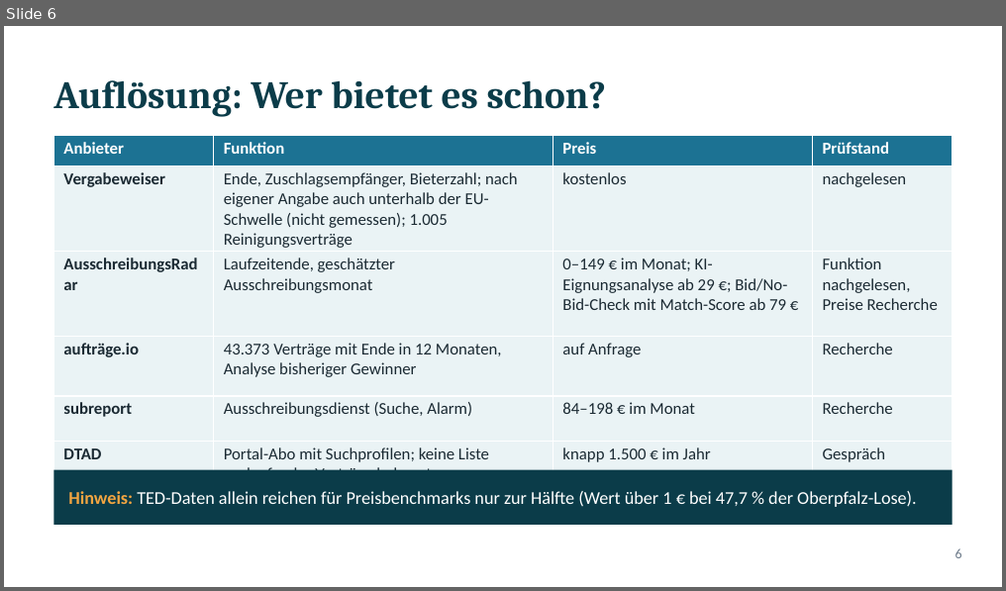
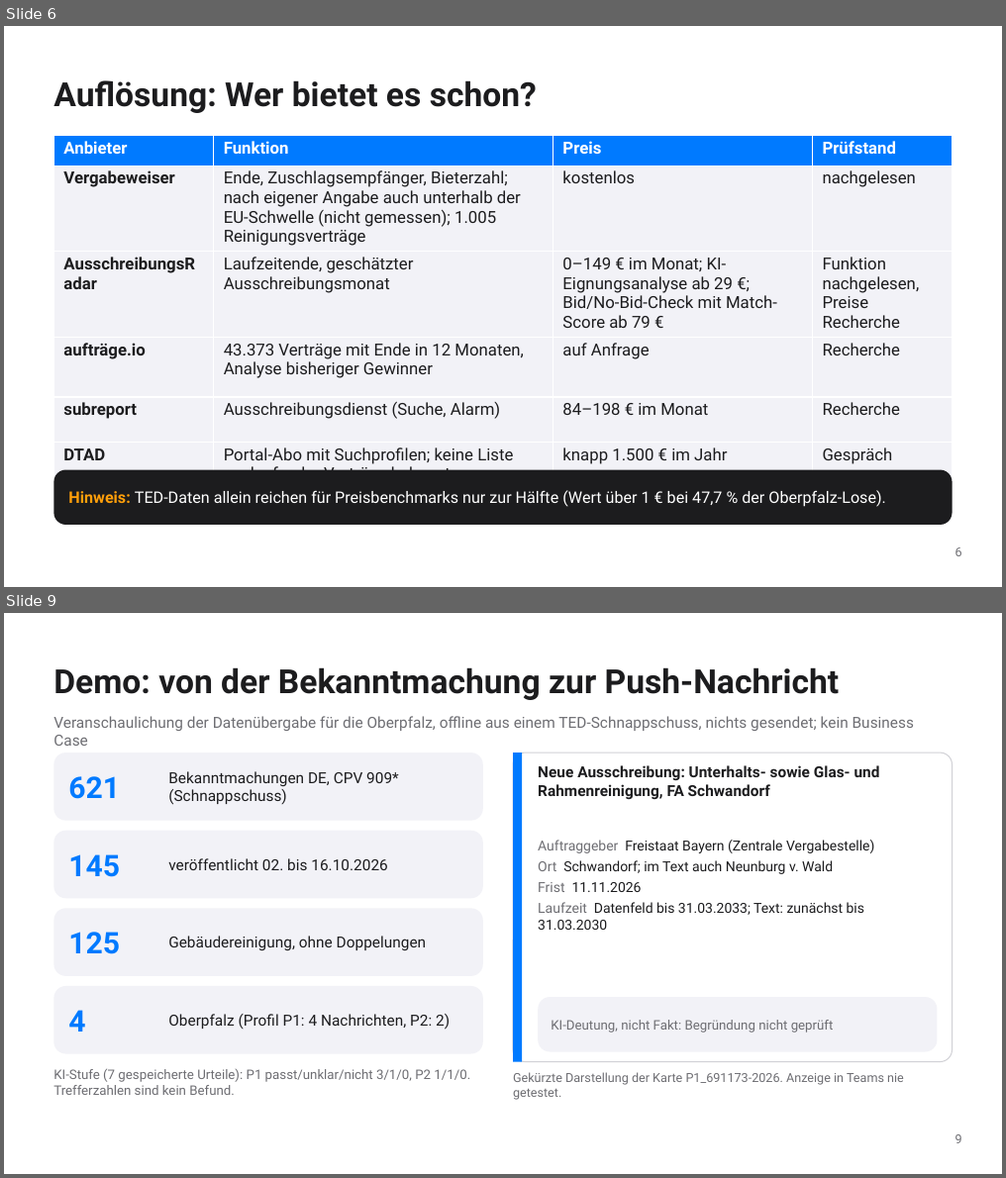
Before and after one commit to ludwigrichthammer9-web/vergabe_radar, a slide deck: docs/vortrag/vortrag_vergabe_radar.pptx. Shown one above the other, each under a label of ours: slide 6 before the commit, slides 6 and 9 after it; the slides between them are not shown. The pictures are 1006x591 and 1006x1178 pixels, drawn with LibreOffice and Linux fonts; fonts in the diff are those of the drawing. Boxes give left, top, right and bottom in pixels: in the first picture for what was removed or moved away, otherwise in the second. Text is boxed around its words. In the diff, an @@ line names an element or a change of style, - is before the commit and + after.

```diff
--- a/docs/vortrag/vortrag_vergabe_radar.pptx
+++ b/docs/vortrag/vortrag_vergabe_radar.pptx
@@ slide 9 added at (4, 613, 1002, 1174), background #FFFFFF @@
@@ title added at (54, 667, 840, 700), 24 pt, text #1C1C1E, bold @@
+Demo: von der Bekanntmachung zur Push-Nachricht
@@ text added at (54, 716, 914, 746), 11 pt, text #6E6E73 @@
+Veranschaulichung der Datenübergabe für die Oberpfalz, offline aus einem TED-Schnappschuss, nichts gesendet; kein Business Case
@@ rounded rectangle added at (54, 753, 483, 821), fill #F2F2F7 @@
@@ rounded rectangle added at (513, 753, 952, 1062), fill #FFFFFF, outline #D1D1D6 0.75 pt @@
@@ rectangle added at (513, 753, 522, 1062), fill #007AFF @@
@@ text added at (68, 776, 120, 799), 21.5 pt, text #007AFF, bold @@
+621
@@ text added at (168, 771, 399, 805), 11 pt, text #1C1C1E @@
+Bekanntmachungen DE, CPV 909* (Schnappschuss)
@@ text added at (538, 765, 880, 799), 11 pt, text #1C1C1E, bold @@
+Neue Ausschreibung: Unterhalts- sowie Glas- und Rahmenreinigung, FA Schwandorf
@@ rounded rectangle added at (54, 831, 483, 898), fill #F2F2F7 @@
@@ text added at (538, 840, 874, 930), 10 pt, text #1C1C1E @@
+Auftraggeber Freistaat Bayern (Zentrale Vergabestelle)
+Ort Schwandorf; im Text auch Neunburg v. Wald
+Frist 11.11.2026
+Laufzeit Datenfeld bis 31.03.2033; Text: zunächst bis 31.03.2030
@@ text added at (68, 855, 120, 877), 21.5 pt, text #007AFF, bold @@
+145
@@ text added at (168, 859, 387, 870), 11 pt, text #1C1C1E @@
+veröffentlicht 02. bis 16.10.2026
@@ rounded rectangle added at (54, 908, 483, 976), fill #F2F2F7 @@
@@ text added at (68, 932, 120, 955), 21.5 pt, text #007AFF, bold @@
+125
@@ text added at (168, 936, 427, 951), 11 pt, text #1C1C1E @@
+Gebäudereinigung, ohne Doppelungen
@@ rounded rectangle added at (54, 986, 483, 1055), fill #F2F2F7 @@
@@ rounded rectangle added at (538, 997, 937, 1053), fill #F2F2F7 @@
@@ text added at (68, 1010, 85, 1032), 21.5 pt, text #007AFF, bold @@
+4
@@ text added at (168, 1014, 450, 1030), 11 pt, text #1C1C1E @@
+Oberpfalz (Profil P1: 4 Nachrichten, P2: 2)
@@ text added at (550, 1020, 834, 1033), 9.5 pt, text #6E6E73 @@
+KI-Deutung, nicht Fakt: Begründung nicht geprüft
@@ text added at (54, 1069, 470, 1095), 9.5 pt, text #6E6E73 @@
+KI-Stufe (7 gespeicherte Urteile): P1 passt/unklar/nicht 3/1/0, P2 1/1/0. Trefferzahlen sind kein Befund.
@@ text added at (513, 1072, 904, 1100), 9 pt, text #6E6E73 @@
+Gekürzte Darstellung der Karte P1_691173-2026. Anzeige in Teams nie getestet.
@@ text added at (955, 1135, 962, 1144), 9 pt, text #6E6E73 @@
+9
@@ slide 6 changed as well @@
@@ title "Auflösung: Wer bietet es schon?" at (54, 80, 537, 113): size 28 to 24 pt, font Cambria to Roboto, text colour #0B3C49 to #1C1C1E @@
@@ table at (54, 136, 952, 475) @@
@@ fill #1C7293 to #007AFF in row 1 @@
@@ fill #EAF3F5 to #F2F2F7 in 20 cells @@
@@ font Calibri to Roboto, text colour #1B2A33 to #1C1C1E @@
@@ rounded rectangle at (54, 471, 952, 525): rectangle to rounded rectangle; fill #0B3C49 to #1C1C1E @@
@@ text "Hinweis: TED-Daten allein reichen für ..." at (68, 490, 886, 507): size 13 to 11.5 pt, font Calibri to Roboto; text colour #F2A541 to #FF9F0A in "Hinweis:" @@
@@ text "6" at (955, 548, 962, 557): size 10 to 9 pt, font Calibri to Roboto, text colour #6C7A89 to #6E6E73 @@
```
Also in this commit, not shown: 10 other slides changed, 1 slide removed, 7 other files.
